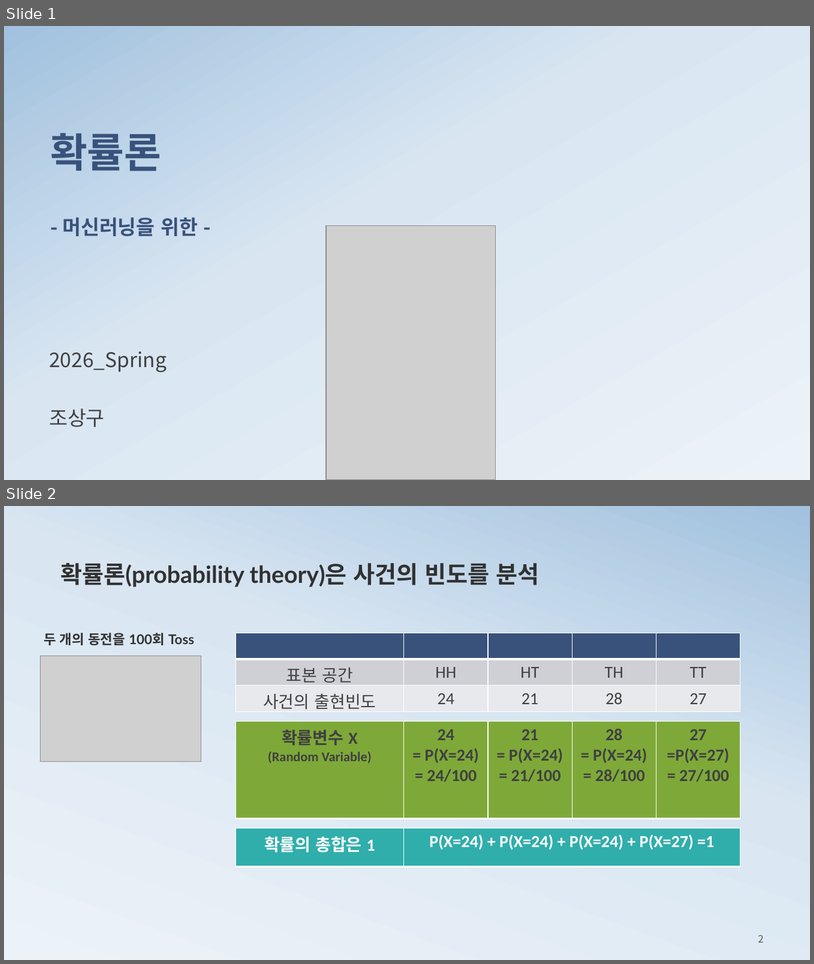
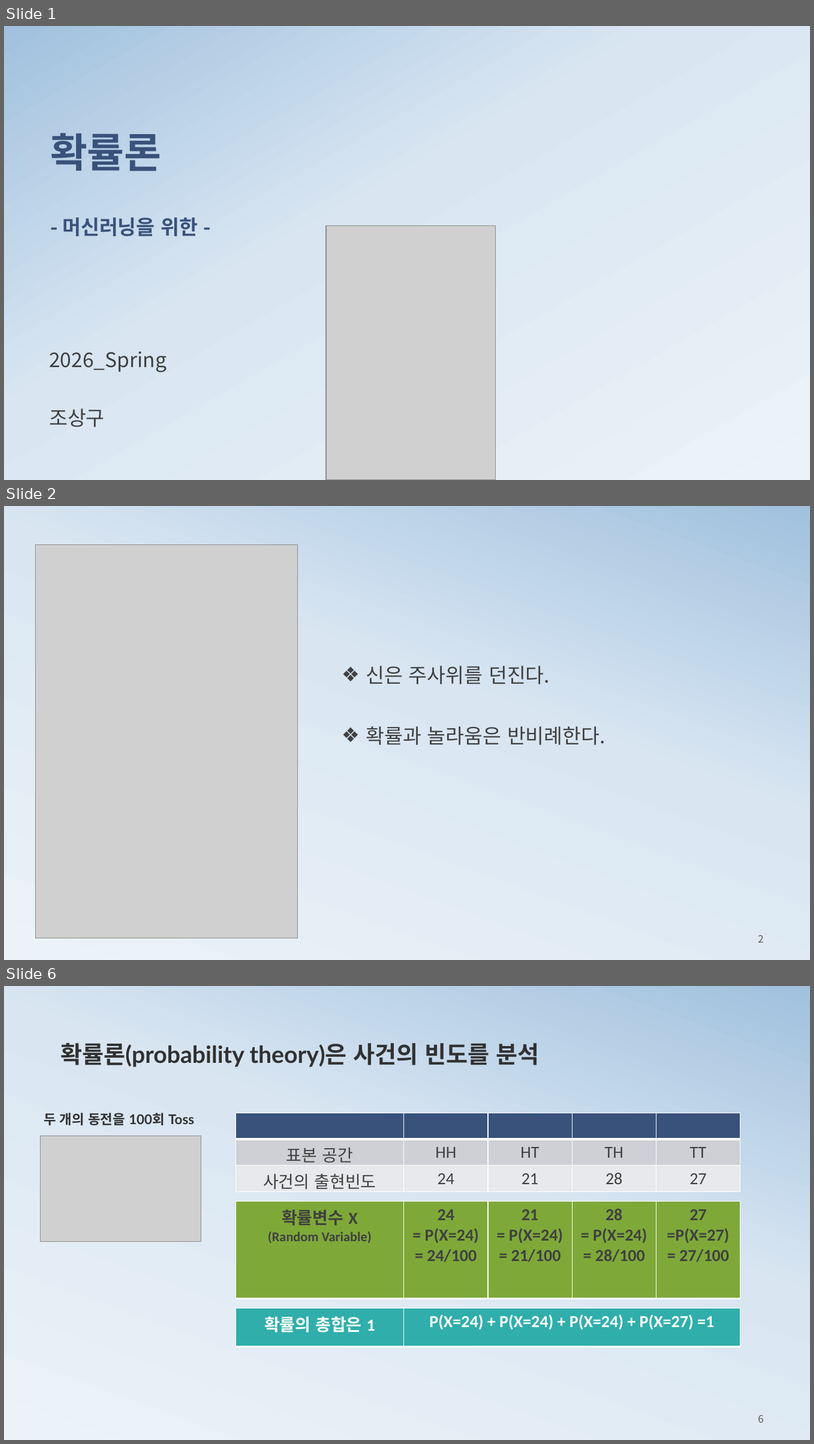
Before and after one commit to ancestor9/mathematics-for-machine-learning, a slide deck: 2_probability theory for machine learning.pptx. Shown one above the other, each under a label of ours: slides 1 and 2 before the commit, slides 1, 2 and 6 after it; the slides between them are not shown. The pictures are 814x964 and 814x1444 pixels, drawn with LibreOffice and Linux fonts; fonts in the diff are those of the drawing; grey boxes stand for pictures; background and template pictures are left out. Boxes give left, top, right and bottom in pixels: in the first picture for what was removed or moved away, otherwise in the second. Text is boxed around its words. In the diff, an @@ line names an element or a change of style, - is before the commit and + after.

```diff
--- a/2_probability theory for machine learning.pptx
+++ b/2_probability theory for machine learning.pptx
@@ slide 2 added at <box>4,506,810,960</box>, background gradient #ECF3F8 to #D9E6F2 to #A1C1DE @@
@@ picture added at <box>35,545,297,938</box> @@
@@ text added at <box>366,666,606,745</box>, 24 pt, text #404040 @@
+❖ 신은 주사위를 던진다.
+❖ 확률과 놀라움은 반비례한다.
@@ page number added at <box>758,934,764,942</box>, 12 pt, text #595959 @@
+2
@@ what was slide 2 is now slide 6 @@
@@ page number at <box>758,1414,764,1422</box>: text changed @@
-2
+6
```
Also in this commit, not shown: 3 slides changed, 22 other slides added.
